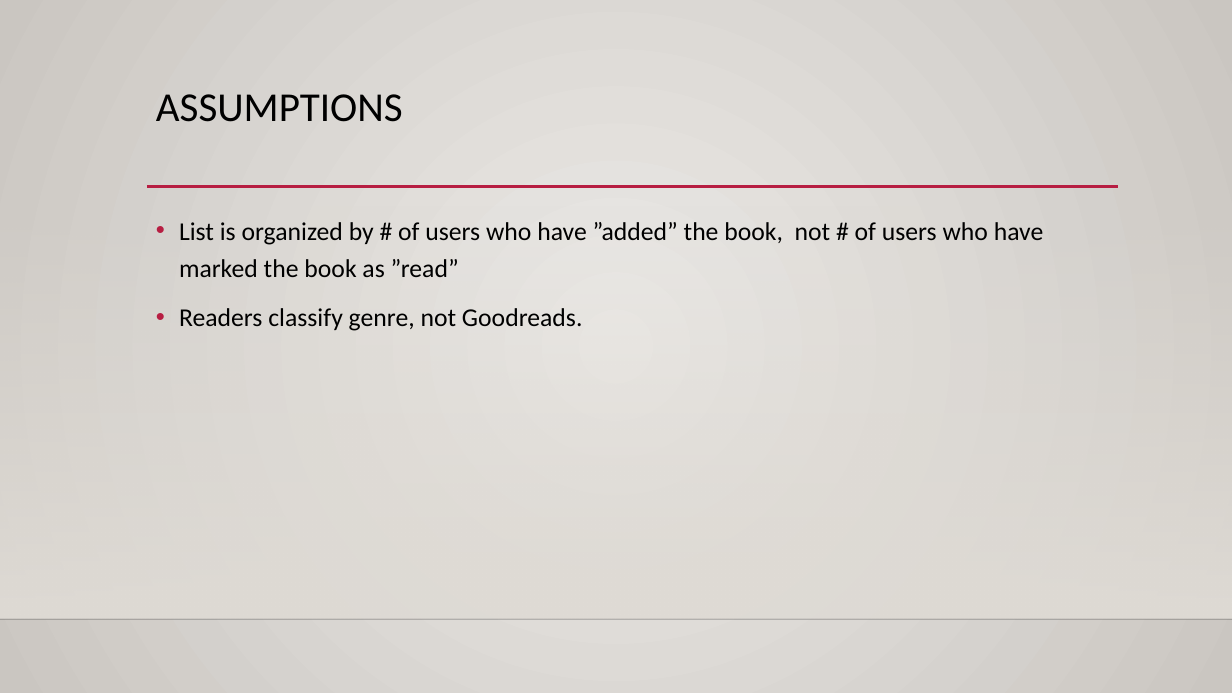
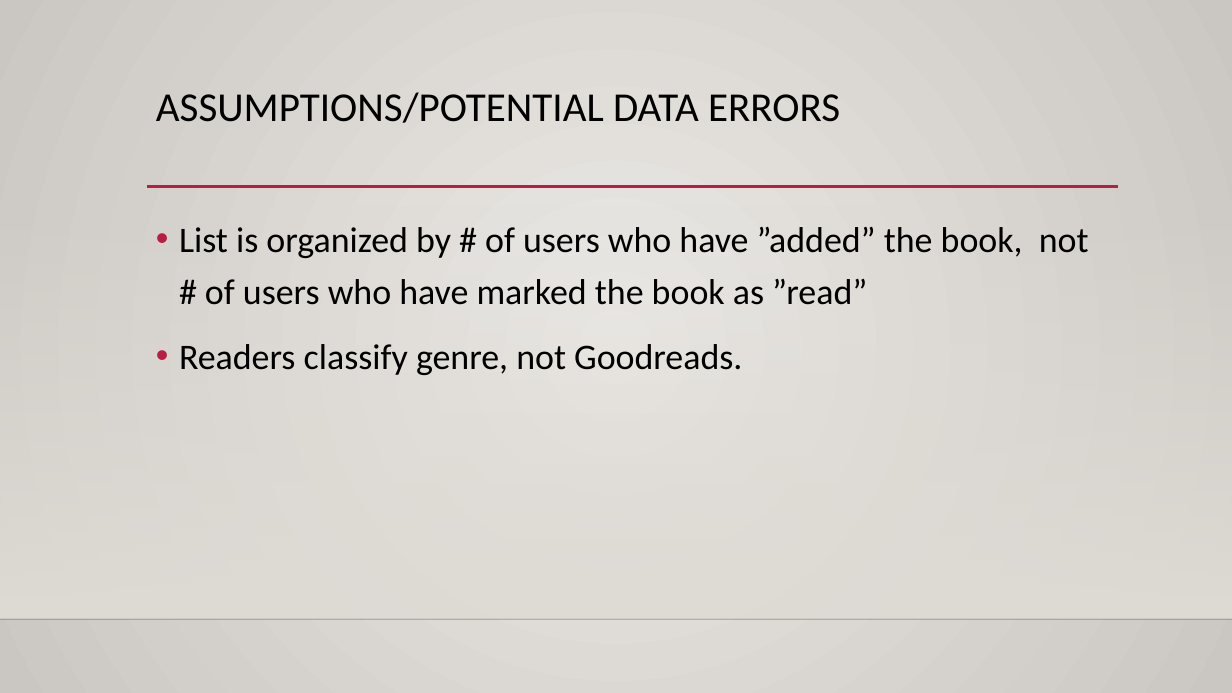
Before and after one commit to benwitte/goodreads, a slide deck: slide 4 of Goodreads_Presentation.pptx. Drawn at 1232x693 pixels with LibreOffice and Linux fonts; fonts in the diff are those of the drawing; background and template pictures are left out. Boxes give left, top, right and bottom in pixels: in the first picture for what was removed or moved away, otherwise in the second. Text is boxed around its words. In the diff, an @@ line names an element or a change of style, - is before the commit and + after.

```diff
--- a/Goodreads_Presentation.pptx
+++ b/Goodreads_Presentation.pptx
@@ title at [156,92,840,123]: text changed @@
-ASSUMPTIONS
+ASSUMPTIONS/POTENTIAL DATA ERRORS
@@ text "List is organized by # ..." at [179,227,1089,375]: size 20 to 28 pt @@
```
Also in this commit, not shown: 2 other slides changed, 4 slides added, 3 slides removed, 1 other file.
